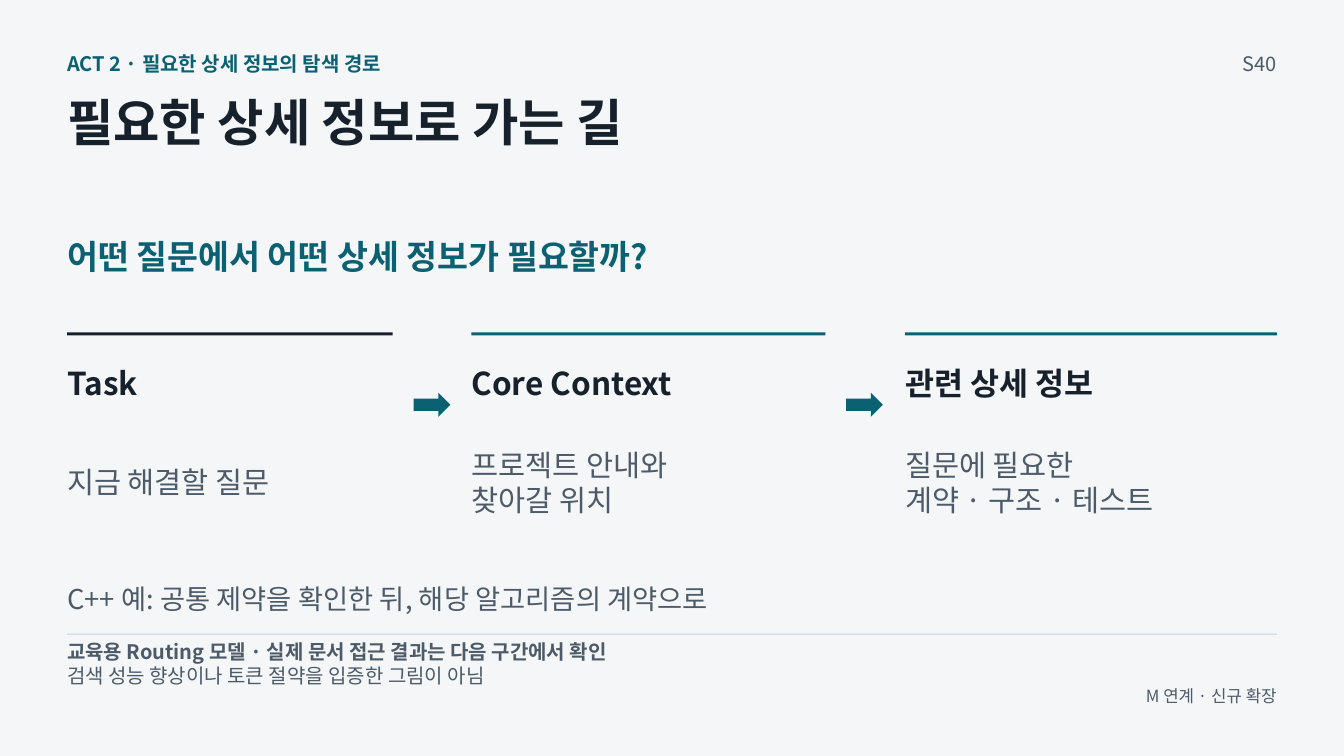
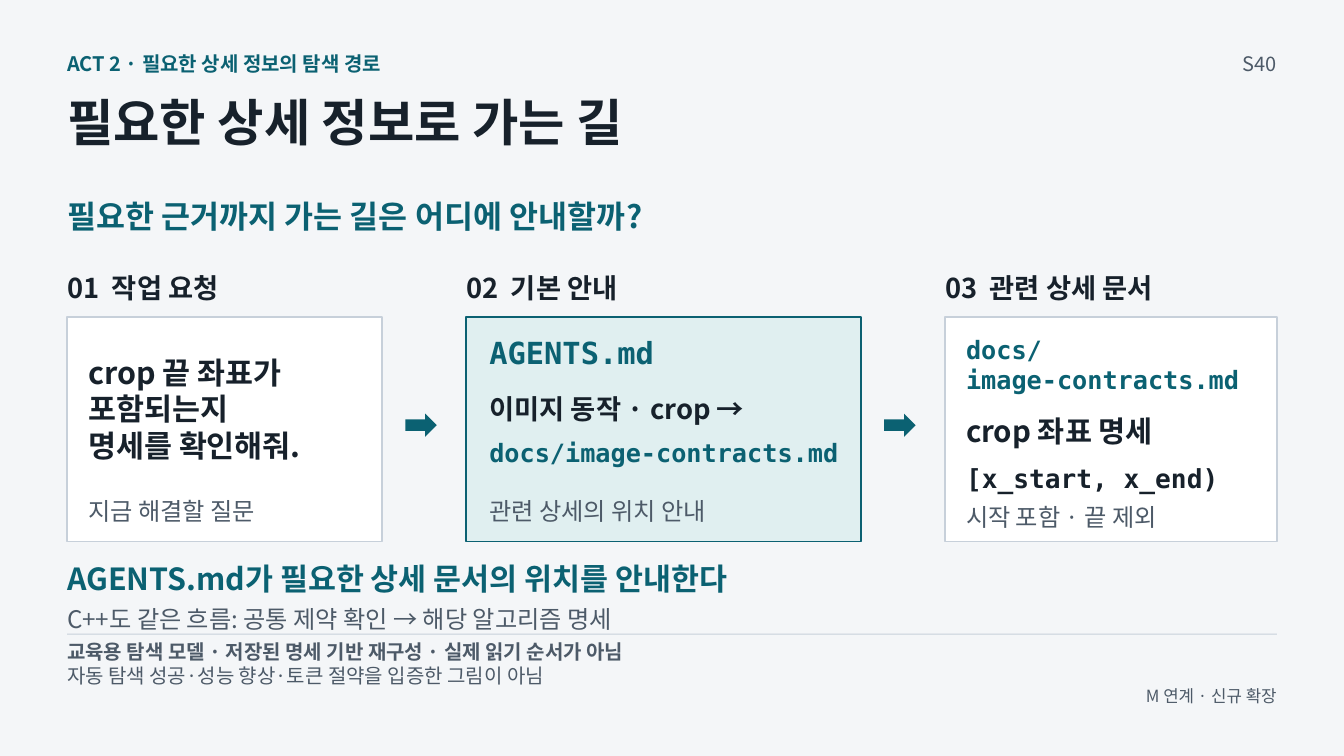
Before and after one commit to GideokKim/ai-dev-training, a slide deck: slide 9 of production/ACT_2.pptx. Drawn at 1344x756 pixels with LibreOffice and Linux fonts; fonts in the diff are those of the drawing. Boxes give left, top, right and bottom in pixels: in the first picture for what was removed or moved away, otherwise in the second. Text is boxed around its words. In the diff, an @@ line names an element or a change of style, - is before the commit and + after.

```diff
--- a/production/ACT_2.pptx
+++ b/production/ACT_2.pptx
@@ text added at (67, 201, 642, 231), 22.5 pt, text #0B6172, bold @@
+필요한 근거까지 가는 길은 어디에 안내할까?
@@ text removed at (67, 240, 648, 272) @@
-어떤 질문에서 어떤 상세 정보가 필요할까?
@@ text added at (67, 275, 218, 301), 19.5 pt, text #17212B, bold @@
+01 작업 요청
@@ text added at (466, 275, 617, 301), 19.5 pt, text #17212B, bold @@
+02 기본 안내
@@ text at (945, 275, 1153, 301): text changed; size 22.5 to 19.5 pt @@
-관련 상세 정보
+03 관련 상세 문서
@@ rectangle added at (68, 318, 382, 542), fill #FFFFFF, outline #C7D0DA 1.13 pt @@
@@ rectangle added at (466, 318, 861, 542), fill #E0EFF0, outline #0B6172 1.13 pt @@
@@ rectangle added at (946, 318, 1277, 542), fill #FFFFFF, outline #C7D0DA 1.13 pt @@
@@ line removed from (68, 334) to (393, 334) @@
@@ text added at (88, 358, 301, 460), 21.8 pt, text #17212B, bold @@
+crop 끝 좌표가
+포함되는지
+명세를 확인해줘.
@@ line removed from (472, 334) to (826, 334) @@
@@ text added at (489, 341, 654, 365), 21.8 pt, text #0B6172, bold @@
+AGENTS.md
@@ line removed from (905, 334) to (1277, 334) @@
@@ text added at (966, 340, 1239, 395), 18 pt, text #0B6172, bold @@
+docs/
+image-contracts.md
@@ text removed at (67, 370, 138, 396) @@
-Task
@@ text removed at (471, 371, 672, 396) @@
-Core Context
@@ right arrow: place and size @@
-right arrow at (413, 393, 450, 417)
+right arrow at (405, 413, 437, 437)
@@ text added at (489, 396, 711, 425), 19.5 pt, text #17212B, bold @@
+이미지 동작 · crop →
@@ right arrow: place and size @@
-right arrow at (847, 393, 883, 417)
+right arrow at (884, 413, 915, 437)
@@ text added at (966, 417, 1153, 449), 21 pt, text #17212B, bold @@
+crop 좌표 명세
@@ text added at (489, 441, 838, 468), 18 pt, text #0B6172, bold @@
+docs/image-contracts.md
@@ text removed at (471, 451, 667, 514) @@
-프로젝트 안내와
-찾아갈 위치
@@ text removed at (905, 451, 1154, 514) @@
-질문에 필요한
-계약 · 구조 · 테스트
@@ text added at (966, 468, 1219, 493), 18.8 pt, text #17212B, bold @@
+[x_start, x_end)
@@ text "지금 해결할 질문": place and size @@
-text "지금 해결할 질문" at (67, 468, 270, 496)
+text "지금 해결할 질문" at (88, 499, 255, 522)
@@ text "지금 해결할 질문" at (88, 499, 255, 522): size 21 to 17.2 pt @@
@@ text added at (489, 500, 706, 522), 17.2 pt, text #4D5A68 @@
+관련 상세의 위치 안내
@@ text added at (966, 506, 1158, 528), 17.2 pt, text #4D5A68 @@
+시작 포함 · 끝 제외
@@ text added at (67, 564, 727, 593), 21.8 pt, text #0B6172, bold @@
+AGENTS.md가 필요한 상세 문서의 위치를 안내한다
@@ text at (67, 608, 612, 630): text changed; size 19.5 to 17.2 pt @@
-C++ 예: 공통 제약을 확인한 뒤, 해당 알고리즘의 계약으로
+C++도 같은 흐름: 공통 제약 확인 → 해당 알고리즘 명세
@@ text at (67, 642, 624, 661): text changed @@
-교육용 Routing 모델 · 실제 문서 접근 결과는 다음 구간에서 확인
+교육용 탐색 모델 · 저장된 명세 기반 재구성 · 실제 읽기 순서가 아님
@@ text at (67, 666, 544, 685): text changed @@
-검색 성능 향상이나 토큰 절약을 입증한 그림이 아님
+자동 탐색 성공·성능 향상·토큰 절약을 입증한 그림이 아님
```
Also in this commit, not shown: 18 other files.
